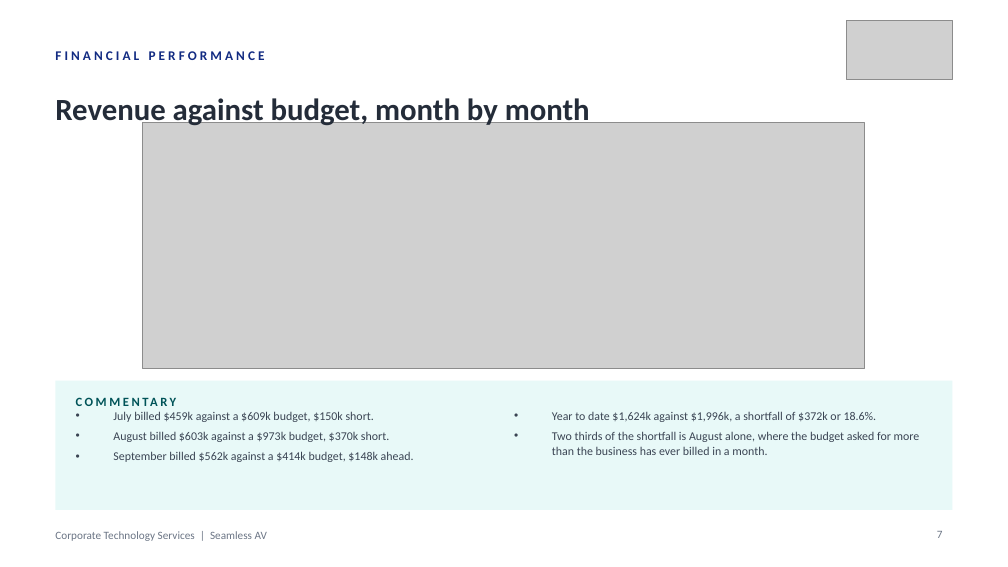
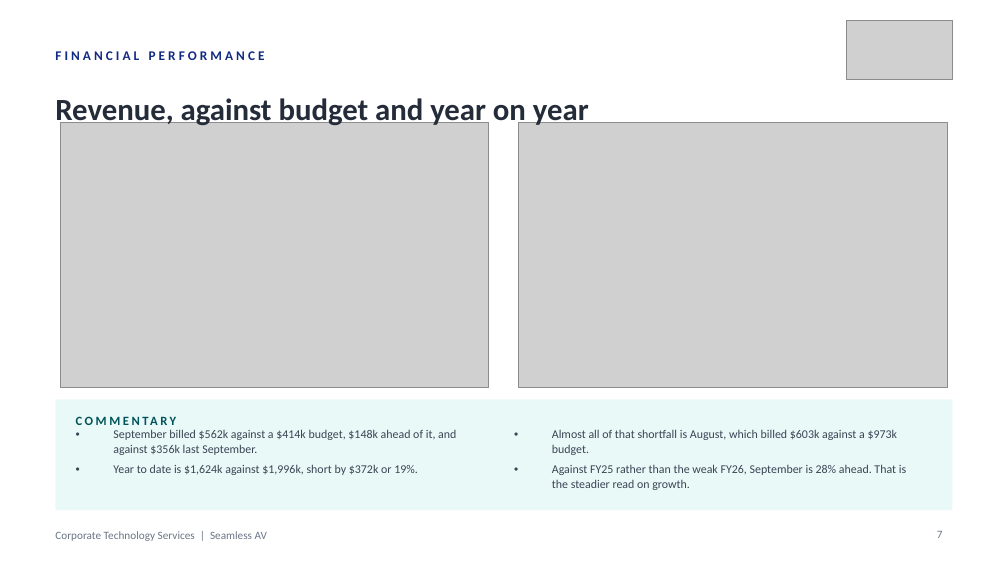
Before and after one commit to WesleyNelson-O33/Claude, a slide deck: slide 7 of deck/CTS Monthly Business Review - 30092026.pptx. Drawn at 1008x567 pixels with LibreOffice and Linux fonts; fonts in the diff are those of the drawing; grey boxes stand for pictures. Boxes give left, top, right and bottom in pixels: in the first picture for what was removed or moved away, otherwise in the second. Text is boxed around its words. In the diff, an @@ line names an element or a change of style, - is before the commit and + after.

```diff
--- a/deck/CTS Monthly Business Review - 30092026.pptx
+++ b/deck/CTS Monthly Business Review - 30092026.pptx
@@ text at box(55, 98, 589, 128): text changed @@
-Revenue against budget, month by month
+Revenue, against budget and year on year
@@ picture: place and size @@
-picture at box(143, 123, 865, 369)
+picture at box(60, 123, 489, 387)
@@ picture added at box(519, 123, 948, 387) @@
@@ rectangle: place and size @@
-rectangle at box(55, 381, 953, 510)
+rectangle at box(55, 399, 953, 510)
@@ text "COMMENTARY": place and size @@
-text "COMMENTARY" at box(76, 389, 378, 414)
+text "COMMENTARY" at box(76, 407, 378, 432)
@@ text at box(113, 429, 456, 475): text changed @@
-• July billed $459k against a $609k budget, $150k short.
-• August billed $603k against a $973k budget, $370k short.
-• September billed $562k against a $414k budget, $148k ahead.
+• September billed $562k against a $414k budget, $148k ahead of it, and against $356k last September.
+• Year to date is $1,624k against $1,996k, short by $372k or 19%.
@@ text at box(552, 429, 906, 490): text changed @@
-• Year to date $1,624k against $1,996k, a shortfall of $372k or 18.6%.
-• Two thirds of the shortfall is August alone, where the budget asked for more than the business has ever billed in a month.
+• Almost all of that shortfall is August, which billed $603k against a $973k budget.
+• Against FY25 rather than the weak FY26, September is 28% ahead. That is the steadier read on growth.
```
Also in this commit, not shown: 1 slide removed, 16 other files.
